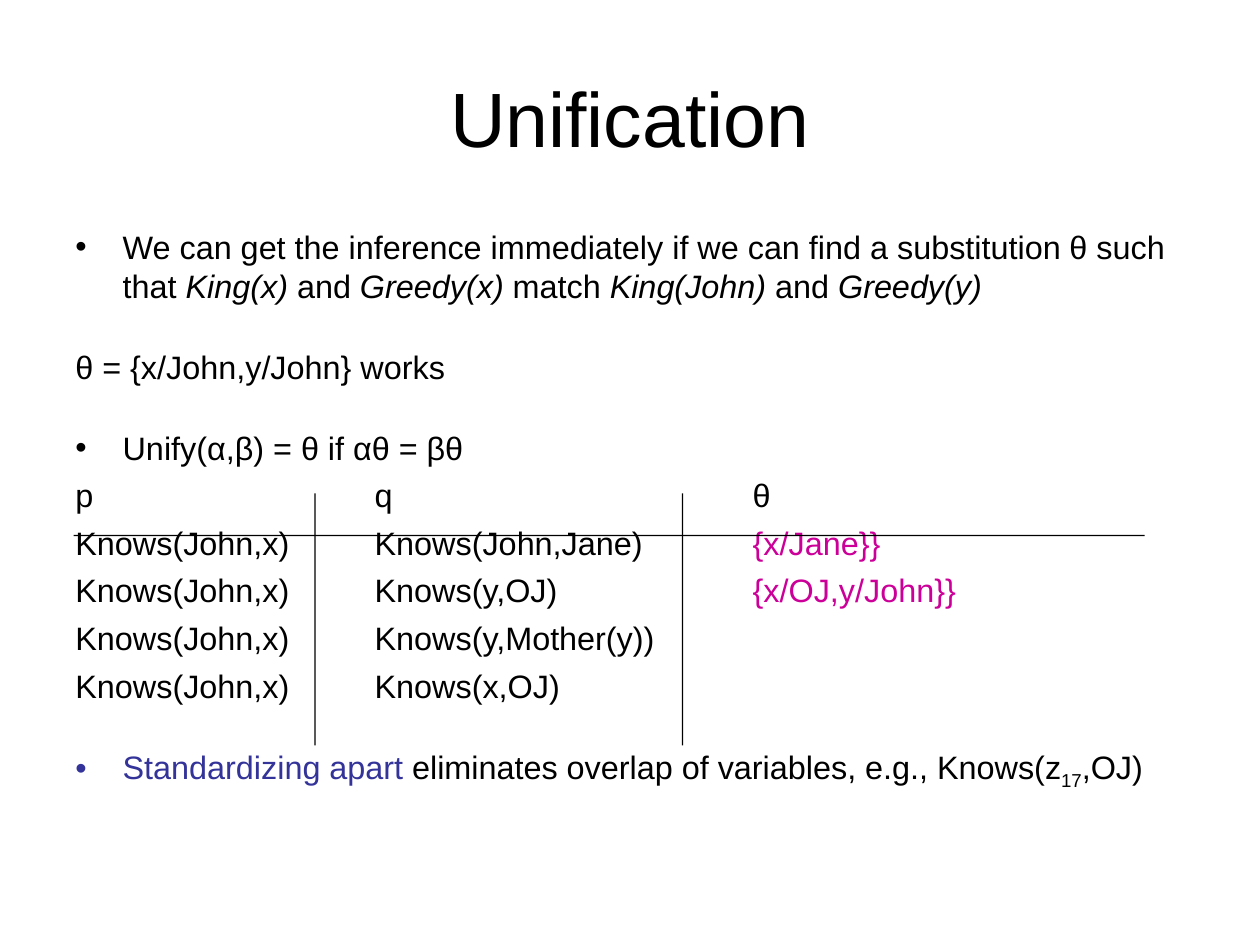
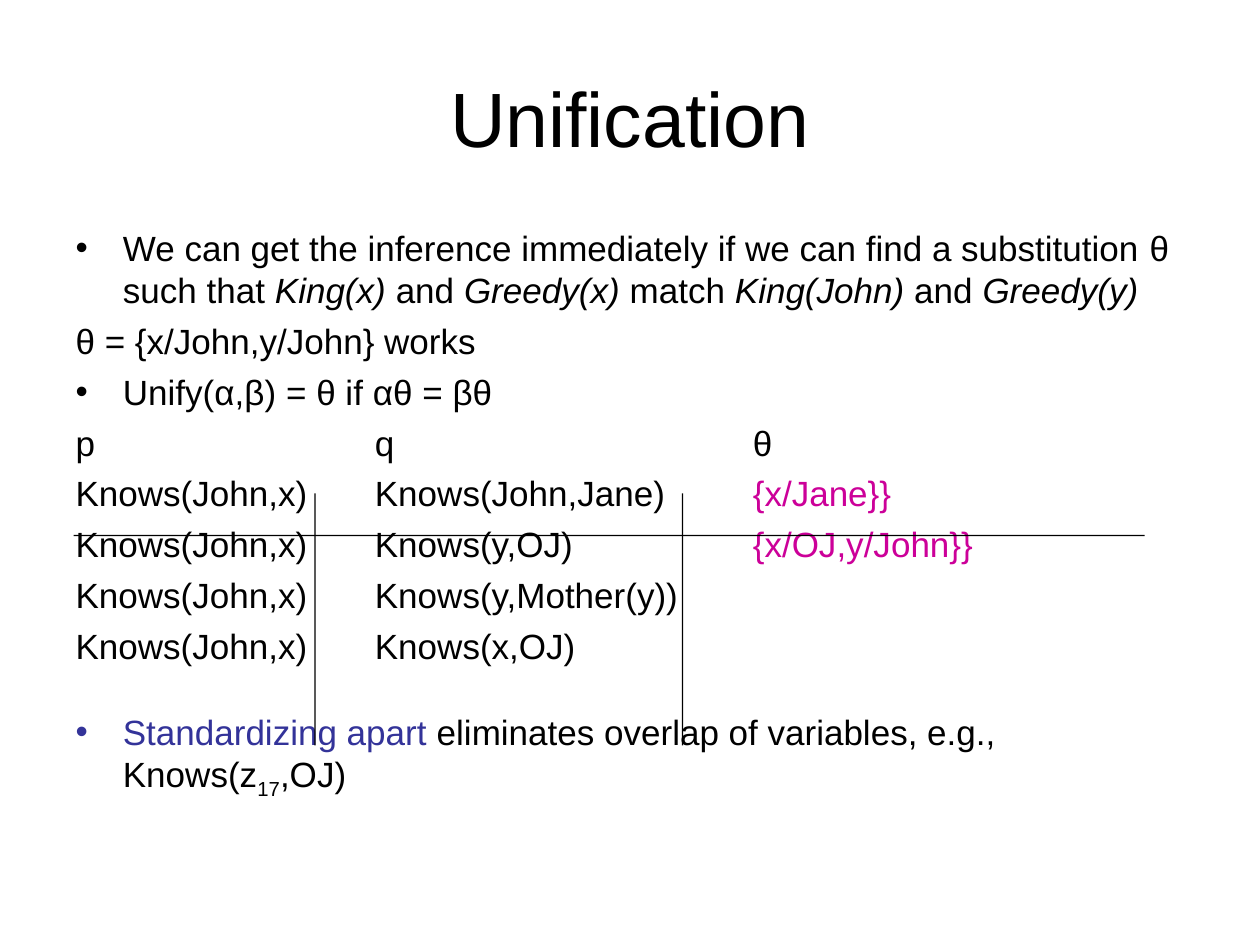
Before and after one commit to Rafi-afridi/Artificial_intelligence, a slide deck: slide 11 of Book slides/m9-inference.ppt. Drawn at 1260x945 pixels with LibreOffice and Linux fonts; fonts in the diff are those of the drawing. Boxes give left, top, right and bottom in pixels: in the first picture for what was removed or moved away, otherwise in the second. Text is boxed around its words. In the diff, an @@ line names an element or a change of style, - is before the commit and + after.

```diff
--- a/Book slides/m9-inference.ppt
+++ b/Book slides/m9-inference.ppt
@@ text "We can get the inference ..." at box(76, 235, 1169, 794): size 18.5 to 20 pt @@
```
Also in this commit, not shown: 5 other slides changed, 5 other files.
